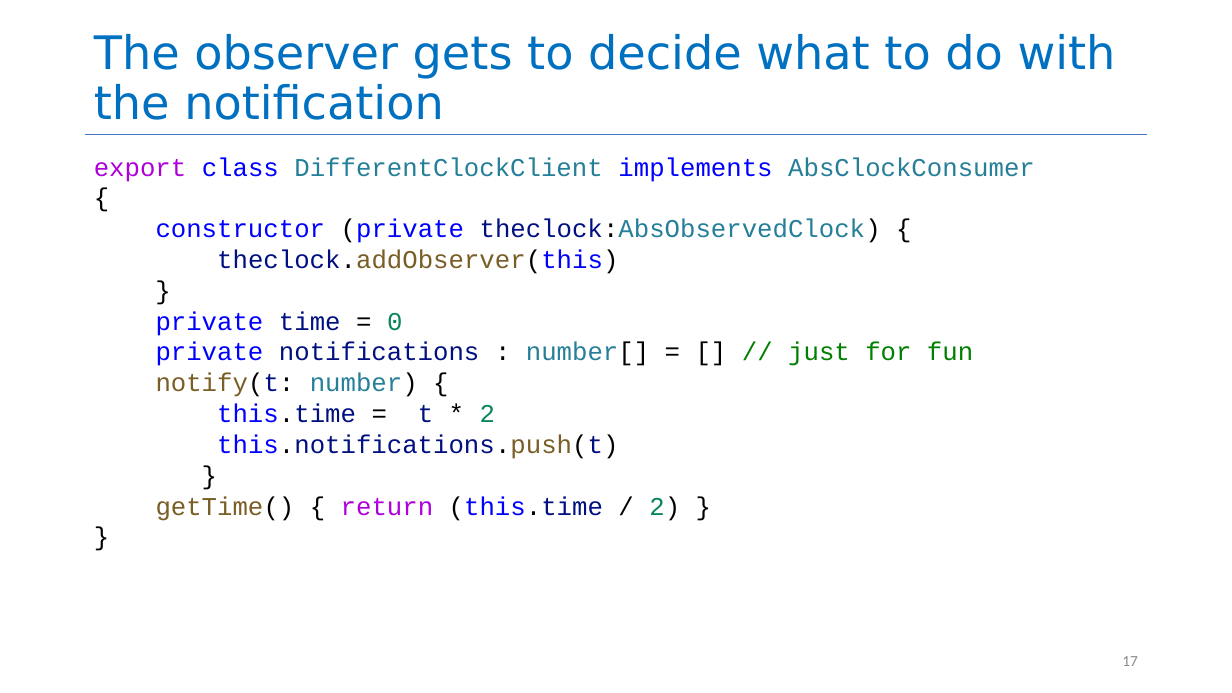
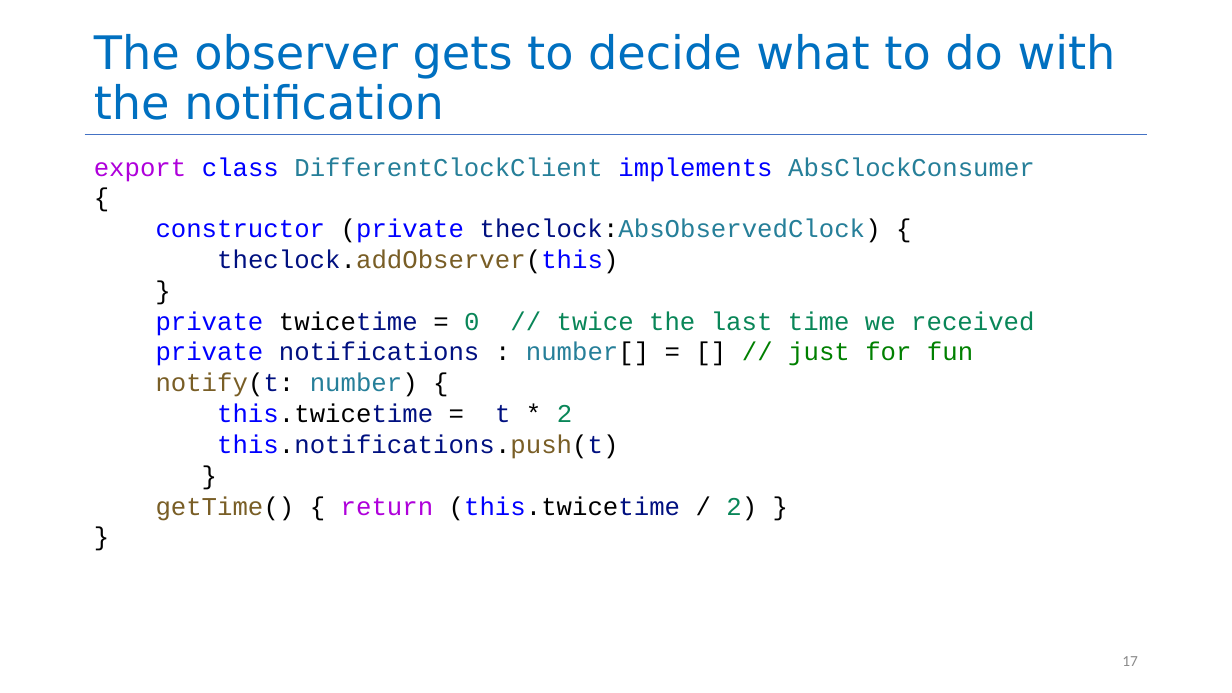
Before and after one commit to neu-se/CS4530-Spring-2022, a slide deck: slide 17 of Slides/Lesson 2.3 The Interaction Scale.pptx. Drawn at 1232x693 pixels with LibreOffice and Linux fonts; fonts in the diff are those of the drawing. Boxes give left, top, right and bottom in pixels: in the first picture for what was removed or moved away, otherwise in the second. Text is boxed around its words. In the diff, an @@ line names an element or a change of style, - is before the commit and + after.

Commit message:
tweaked L2.3

```diff
--- a/Slides/Lesson 2.3 The Interaction Scale.pptx
+++ b/Slides/Lesson 2.3 The Interaction Scale.pptx
@@ text at (x1=156, y1=311, x2=1034, y2=336): text changed; text colour #0000FF to #098658 @@
-private time = 0
+private twicetime = 0 // twice the last time we received
@@ text at (x1=217, y1=403, x2=572, y2=423): text changed; text colour #001080 to #000000 @@
-this.time = t * 2
+this.twicetime = t * 2
@@ text at (x1=156, y1=496, x2=757, y2=521): text changed @@
-getTime() { return (this.time / 2) }
+getTime() { return (this.twicetime / 2) }
```
Also in this commit, not shown: 4 other slides changed.
